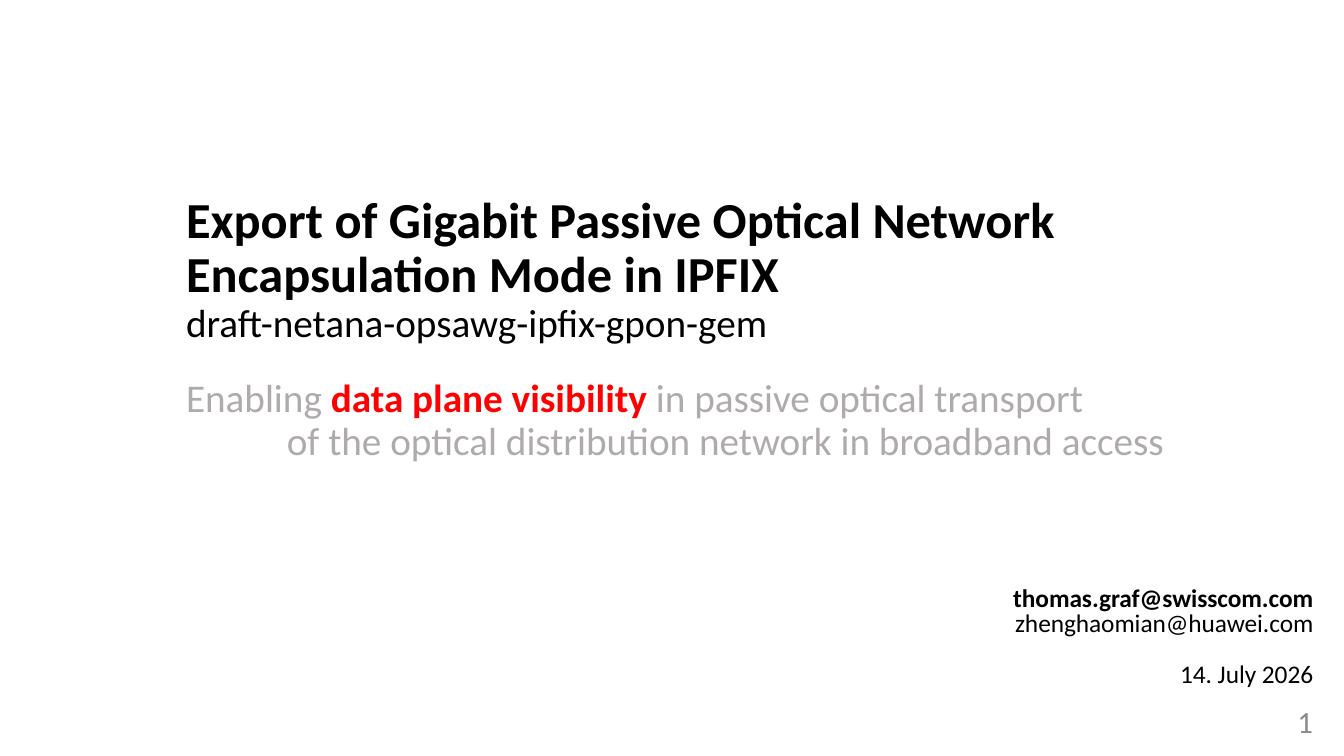
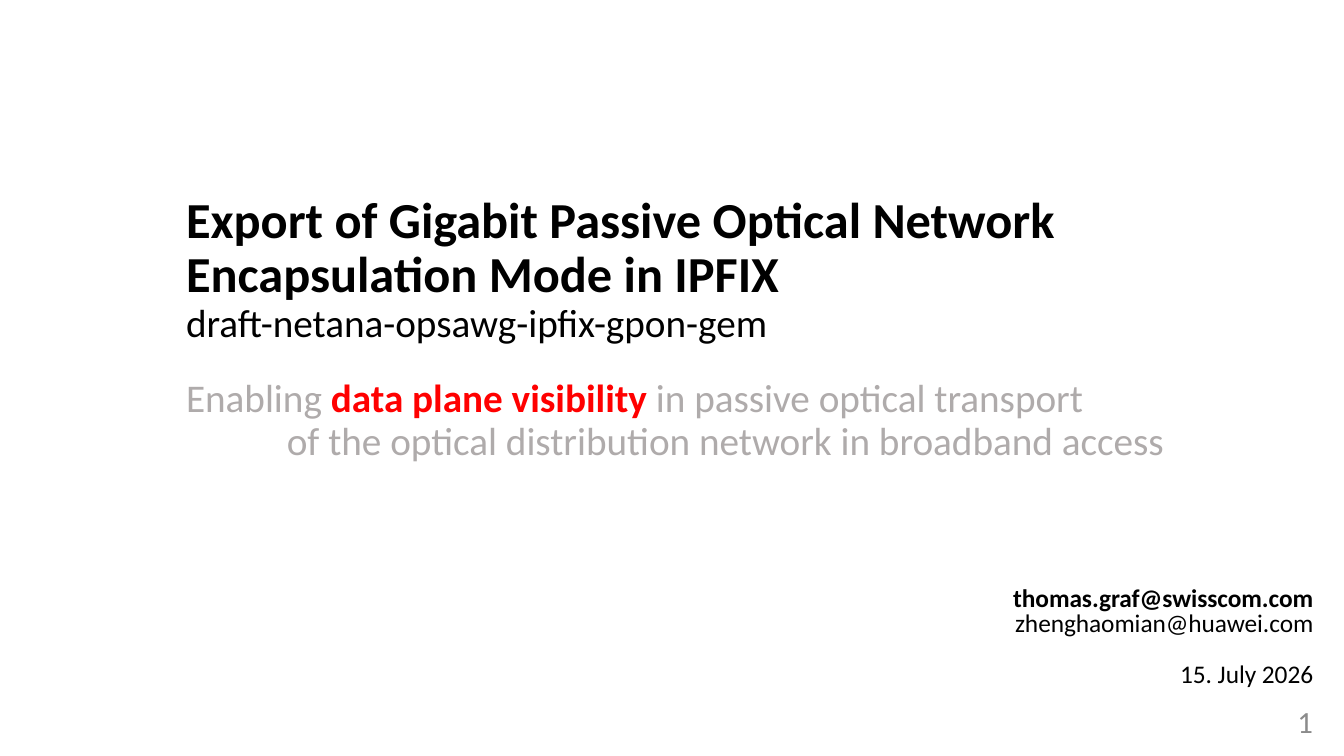
Before and after one commit to network-analytics/ietf-network-analytics-document-status, a slide deck: slide 1 of 126/OPSAWG/draft-netana-opsawg-ipfix-gpon-gem-03.pptx. Drawn at 1344x756 pixels with LibreOffice and Linux fonts; fonts in the diff are those of the drawing. Boxes give left, top, right and bottom in pixels: in the first picture for what was removed or moved away, otherwise in the second. Text is boxed around its words. In the diff, an @@ line names an element or a change of style, - is before the commit and + after.

```diff
--- a/126/OPSAWG/draft-netana-opsawg-ipfix-gpon-gem-03.pptx
+++ b/126/OPSAWG/draft-netana-opsawg-ipfix-gpon-gem-03.pptx
@@ text at (x1=1180, y1=665, x2=1313, y2=687): text changed @@
-14. July 2026
+15. July 2026
```
Also in this commit, not shown: 1 other slide changed, 3 slides removed, 1 other file.
